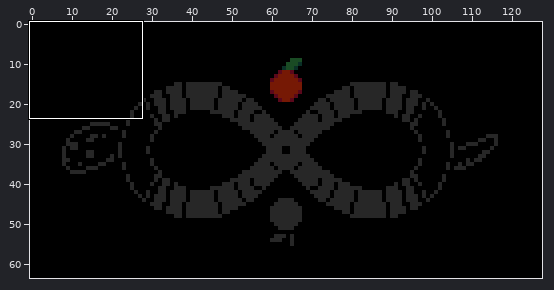
One commit to this pixel-art file: SnakePong/assets/cutscene sprites.ase. The picture above shows the old version from afar; the outline marks the close-up.
Close-up. The starting point:
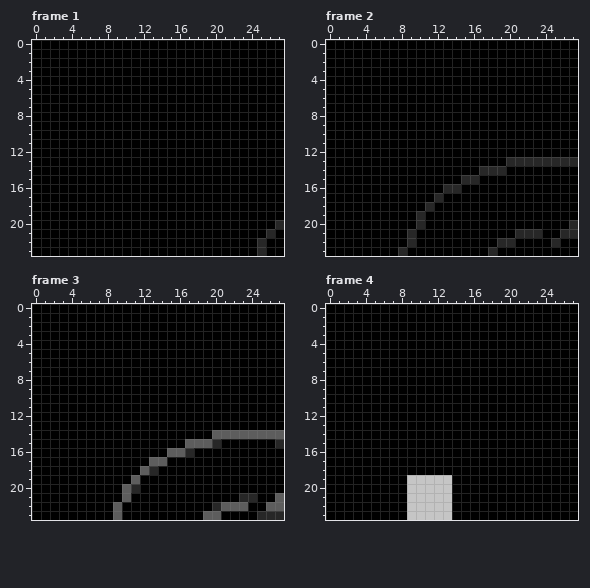
128x64 pixels, 7 frames. Shown: frame 1: x 0..27, y 0..23; frame 2: x 0..27, y 0..23; frame 3: x 0..27, y 0..23; frame 4: x 0..27, y 0..23. The commit also changed other frames or places, which this record leaves out.
The same view after the edit:
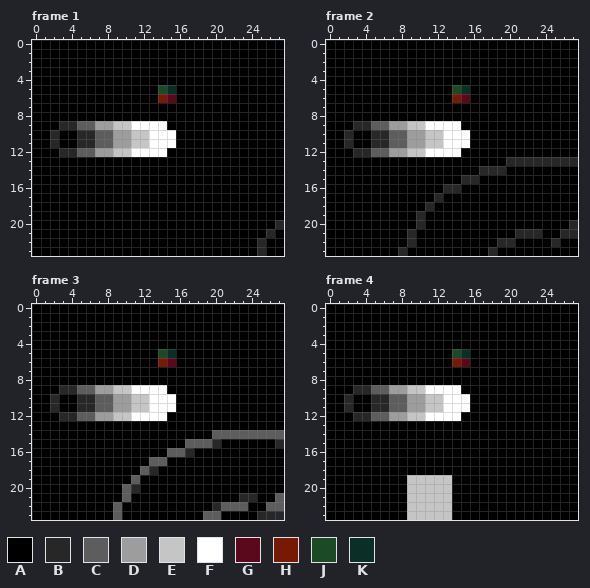
Palette (. is transparent): A #000000  B #272727  C #5d5d5d  D #9d9d9d  E #c5c5c5  F #ffffff  G #5a081b  H #761905  J #1a4b24  K #0a2f26
The edit:
layer "palette" now shown
Frame 1, layer "palette":
The author changed colour A to colour B in row 9 at x 3 to 4; in rows 10 to 11 at x 2 and 5 to 6; in row 12 at x 3 to 4.
The author changed colour A to colour C in row 9 at x 5 to 6; in rows 10 to 11 at x 7 to 8; in row 12 at x 5 to 6.
The author changed colour A to colour D in row 9 at x 7 to 8; in rows 10 to 11 at x 9 to 10; in row 12 at x 7 to 8.
The author changed colour A to colour E in row 9 at x 9 to 10; in rows 10 to 11 at x 11 to 12; in row 12 at x 9 to 10.
The author changed colour A to colour F in row 9 at x 11 to 14; in rows 10 to 11 at x 13 to 15; in row 12 at x 11 to 14.
The author changed colour A to colour G in row 6 at x 15.
The author changed colour A to colour H in row 6 at x 14.
The author changed colour A to colour J in row 5 at x 14.
The author changed colour A to colour K in row 5 at x 15.
Frame 2, layer "palette": the same change as frame 1
Frame 3, layer "palette": the same change as frame 1
Frame 4, layer "palette": the same change as frame 1
Pixel boxes of the changes (left, top, right, bottom) in both close-ups:
changed: (50, 85, 176, 157)
changed: (344, 85, 470, 157)
changed: (50, 349, 176, 421)
changed: (344, 349, 470, 421)
